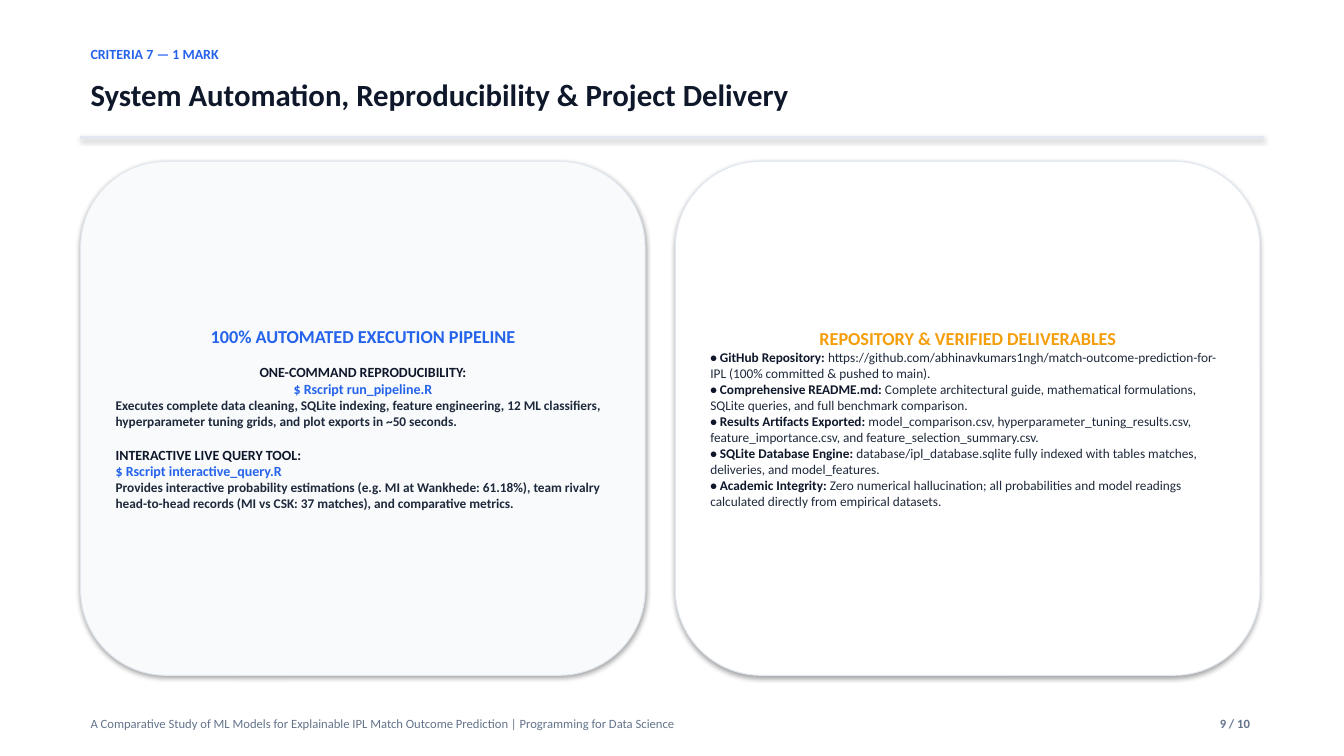
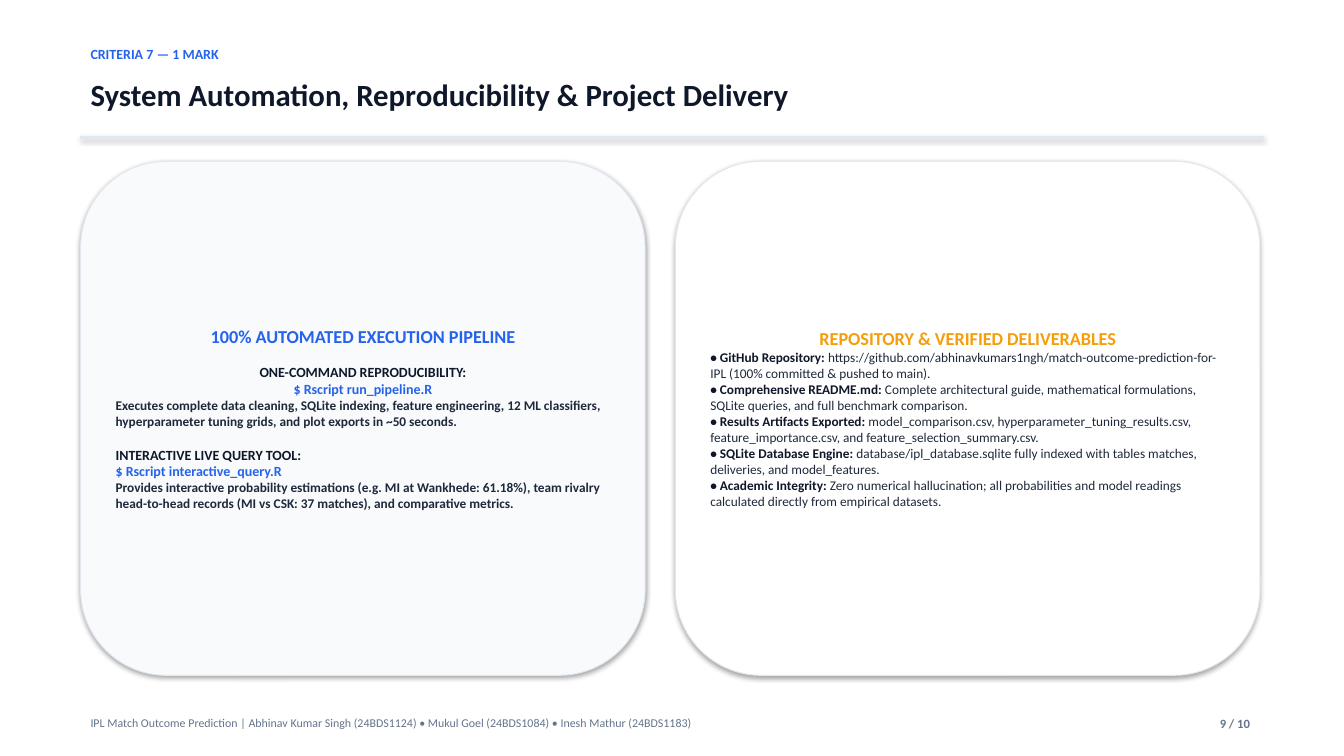
Before and after one commit to abhinavkumars1ngh/match-outcome-prediction-for-IPL, a slide deck: slide 9 of IPL_Match_Outcome_Prediction_Presentation.pptx. Drawn at 1344x756 pixels with LibreOffice and Linux fonts; fonts in the diff are those of the drawing. Boxes give left, top, right and bottom in pixels: in the first picture for what was removed or moved away, otherwise in the second. Text is boxed around its words. In the diff, an @@ line names an element or a change of style, - is before the commit and + after.

```diff
--- a/IPL_Match_Outcome_Prediction_Presentation.pptx
+++ b/IPL_Match_Outcome_Prediction_Presentation.pptx
@@ text at <box>91,718,691,729</box>: text changed; size 9 to 8.5 pt @@
-A Comparative Study of ML Models for Explainable IPL Match Outcome Prediction | Programming for Data Science
+IPL Match Outcome Prediction | Abhinav Kumar Singh (24BDS1124) • Mukul Goel (24BDS1084) • Inesh Mathur (24BDS1183)
```
Also in this commit, not shown: 9 other slides changed, 6 other files.
